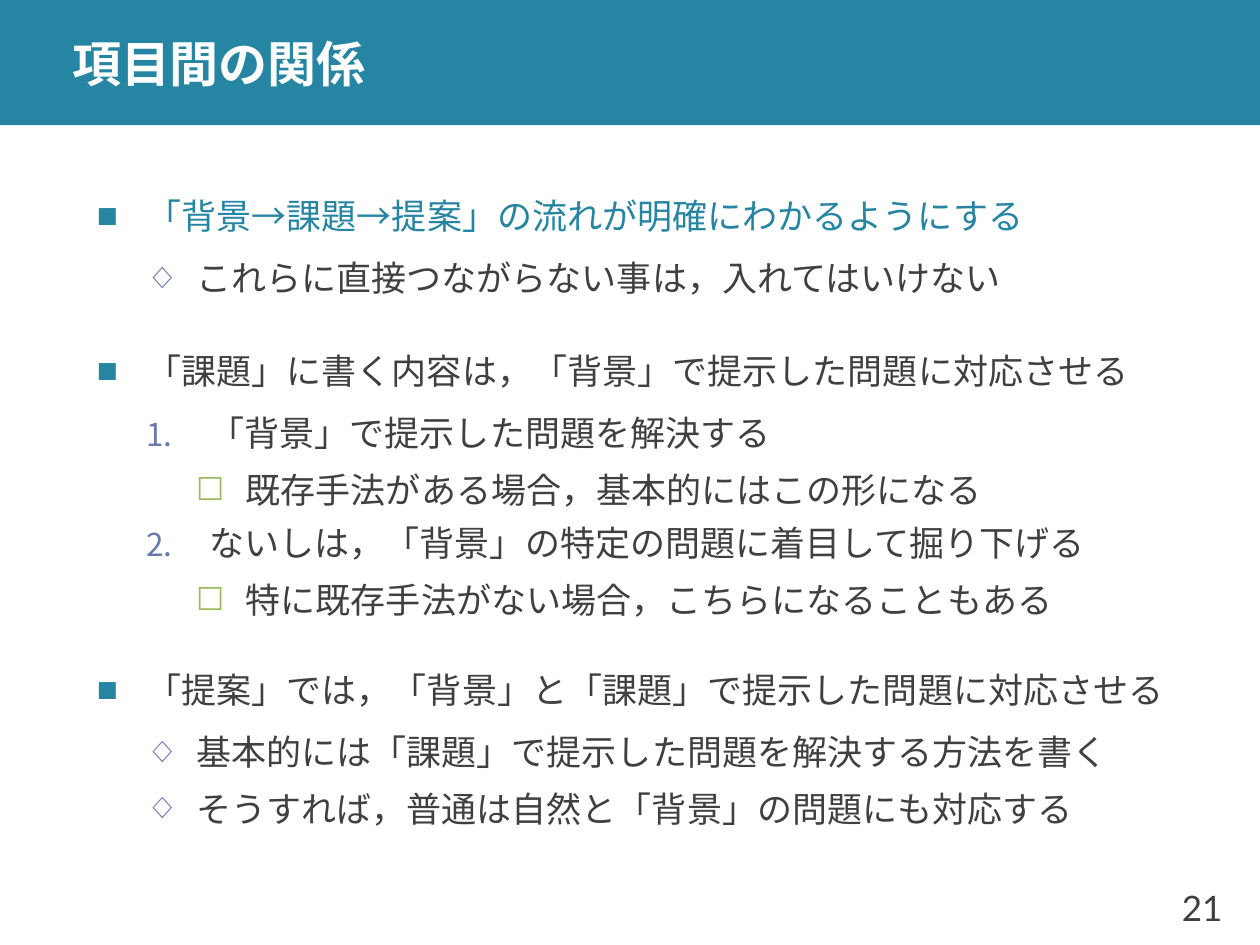
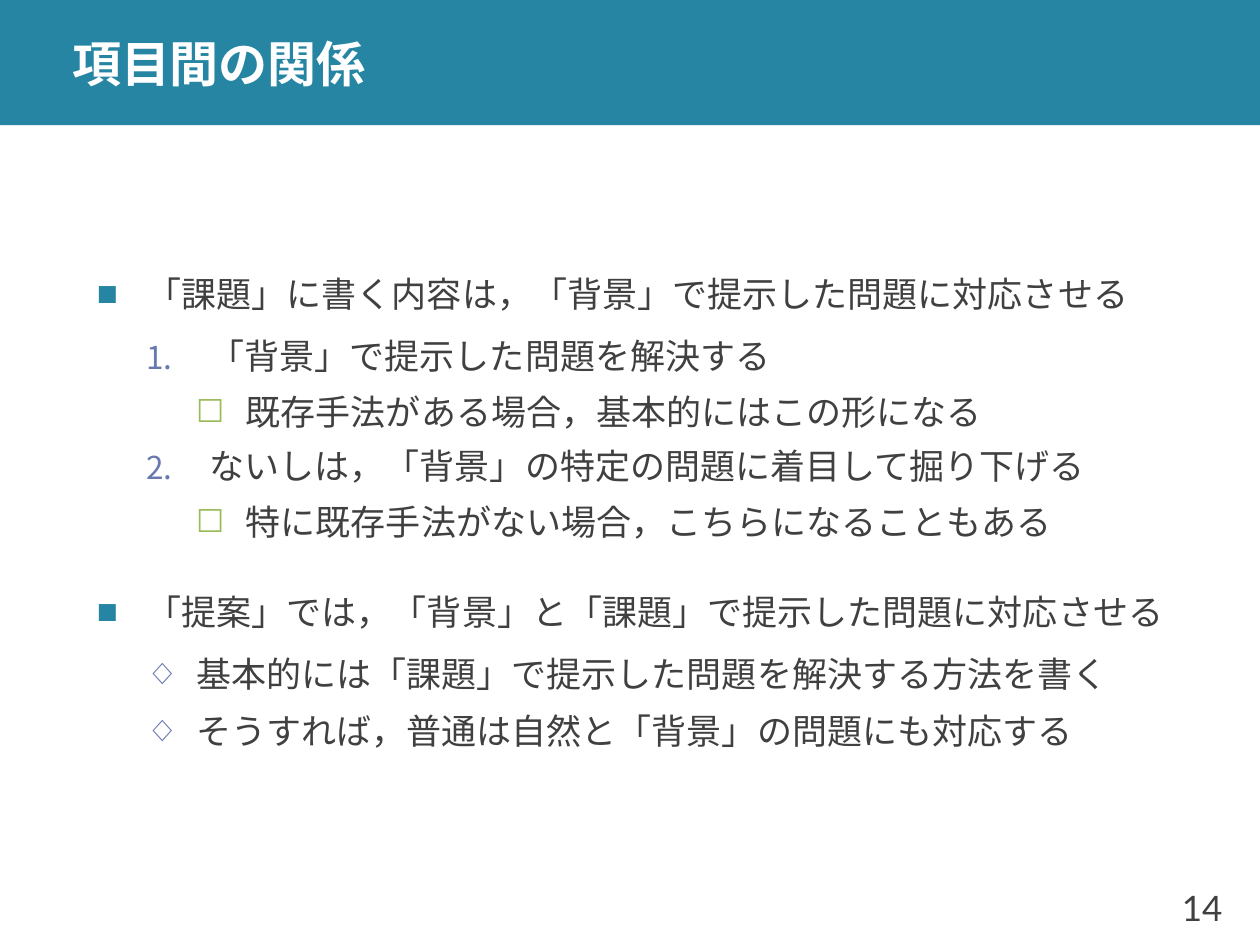
Before and after one commit to shioya-lab/how-to, a slide deck: slide 14 of plot.pptx (slide 21 before the commit). Drawn at 1260x945 pixels with LibreOffice and Linux fonts; fonts in the diff are those of the drawing. Boxes give left, top, right and bottom in pixels: in the first picture for what was removed or moved away, otherwise in the second. Text is boxed around its words. In the diff, an @@ line names an element or a change of style, - is before the commit and + after.

Commit message:
プロットの作り方を更新
チェックリストの明確化，課題から掘り下げる方法の追加，インデントの親子関係について追加

```diff
--- a/plot.pptx
+++ b/plot.pptx
@@ text at (147,199,1024,295): paragraphs removed @@
-■ 「背景→課題→提案」の流れが明確にわかるようにする
-  ◇ これらに直接つながらない事は，入れてはいけない
@@ page number at (1182,896,1223,921): text changed @@
-21
+14
```
Also in this commit, not shown: 8 other slides changed, 5 slides added, 1 other file.
